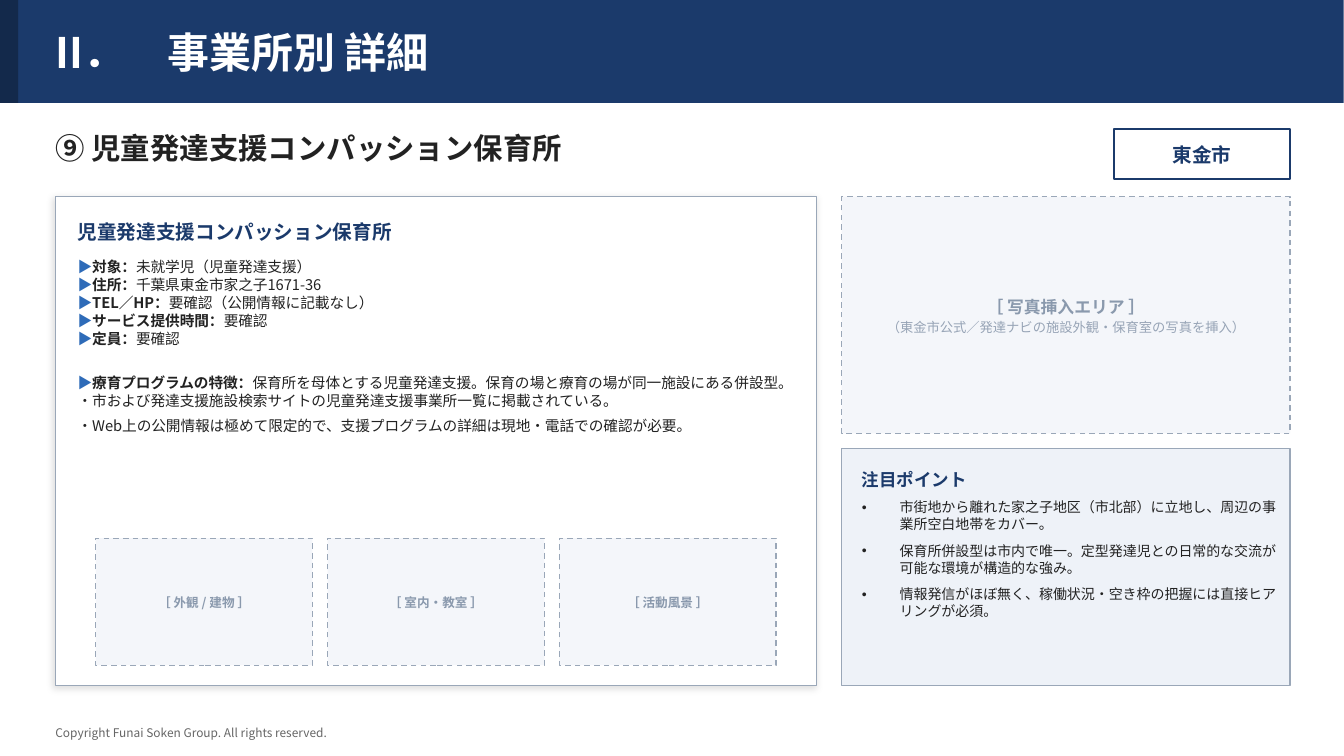
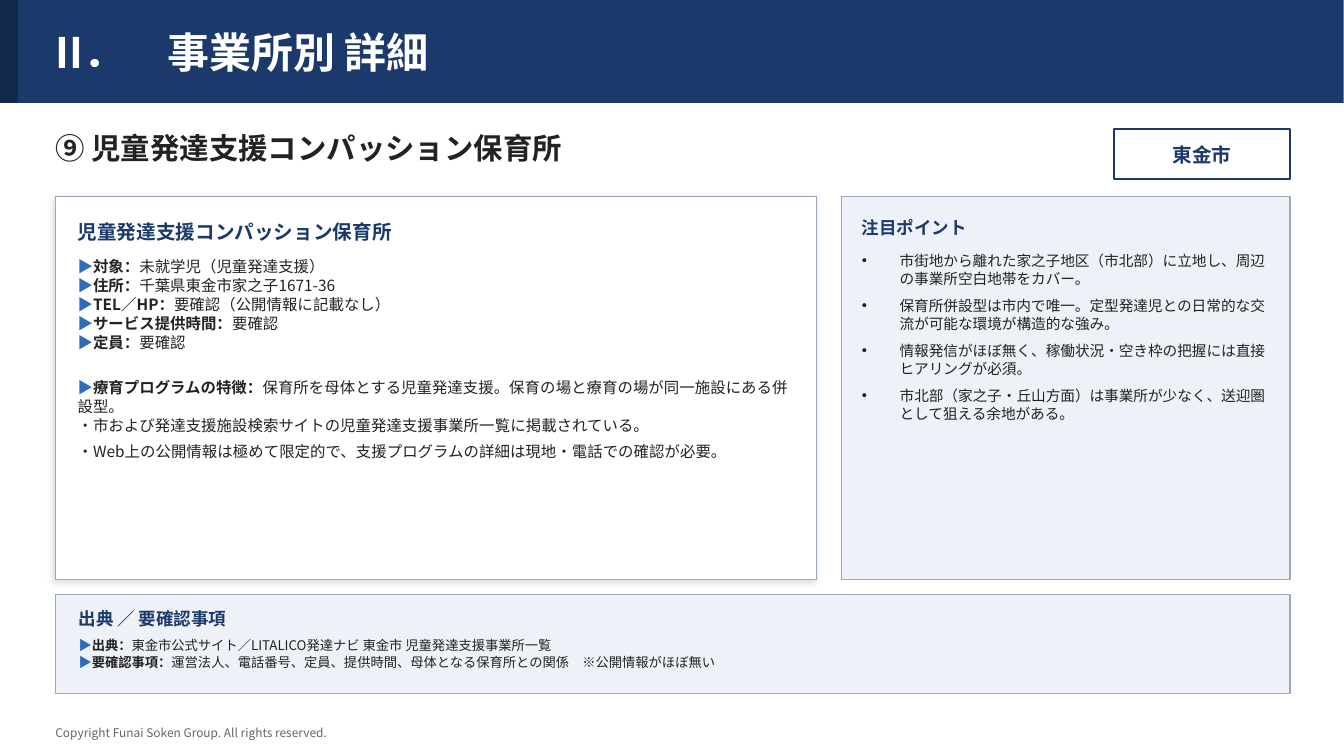
Before and after one commit to efejdjeifienfneafnwaj/-, a slide deck: slide 12 of 東金市_児童発達支援_事業所調査.pptx. Drawn at 1344x756 pixels with LibreOffice and Linux fonts; fonts in the diff are those of the drawing. Boxes give left, top, right and bottom in pixels: in the first picture for what was removed or moved away, otherwise in the second. Text is boxed around its words. In the diff, an @@ line names an element or a change of style, - is before the commit and + after.

```diff
--- a/東金市_児童発達支援_事業所調査.pptx
+++ b/東金市_児童発達支援_事業所調査.pptx
@@ rectangle: place and size @@
-rectangle at (55,197,817,686)
+rectangle at (55,197,817,580)
@@ rectangle: place and size @@
-rectangle at (842,449,1291,686)
+rectangle at (842,197,1291,580)
@@ rectangle removed at (842,197,1291,434) @@
-［ 写真挿入エリア ］
-（東金市公式／発達ナビの施設外観・保育室の写真を挿入）
@@ text "注目ポイント": place and size @@
-text "注目ポイント" at (862,471,967,488)
+text "注目ポイント" at (862,219,967,236)
@@ text "▶対象：未就学児（児童発達支援）" at (78,259,788,459): size 10.5 to 11 pt @@
@@ text "市街地から離れた家之子地区（市北部）に立地し、周辺の事業所空白地帯をカバー。": place and size @@
-text "市街地から離れた家之子地区（市北部）に立地し、周辺の事業所空白地帯をカバー。" at (900,500,1277,617)
+text "市街地から離れた家之子地区（市北部）に立地し、周辺の事業所空白地帯をカバー。" at (900,253,1265,420)
@@ text at (900,253,1265,375): size 10 to 10.5 pt in "市街地から離れた家之子地区（市北部）に立地し、周辺の事業所空白地帯をカバー。", "保育所併設型は市内で唯一。定型発達児との日常的な交流が可能な環境が構造的な強み。", "情報発信がほぼ無く、稼働状況・空き枠の把握には直接ヒアリングが必須。" @@
@@ text at (900,388,1265,420): paragraph added @@
+• 市北部（家之子・丘山方面）は事業所が少なく、送迎圏として狙える余地がある。
@@ rectangle removed at (96,538,313,665) @@
-［ 外観 / 建物 ］
@@ rectangle removed at (328,538,544,665) @@
-［ 室内・教室 ］
@@ rectangle removed at (560,538,776,665) @@
-［ 活動風景 ］
@@ rectangle added at (55,595,1291,694), fill #EEF2F8, outline #9AA7B8 1 pt @@
@@ text added at (79,608,226,631), 12.5 pt, text #1B3A6B, bold @@
+出典 ／ 要確認事項
@@ text added at (79,638,715,669), 9.5 pt, text #222222 @@
+▶出典：東金市公式サイト／LITALICO発達ナビ 東金市 児童発達支援事業所一覧
+▶要確認事項：運営法人、電話番号、定員、提供時間、母体となる保育所との関係 ※公開情報がほぼ無い
```
Also in this commit, not shown: 9 other slides changed.
